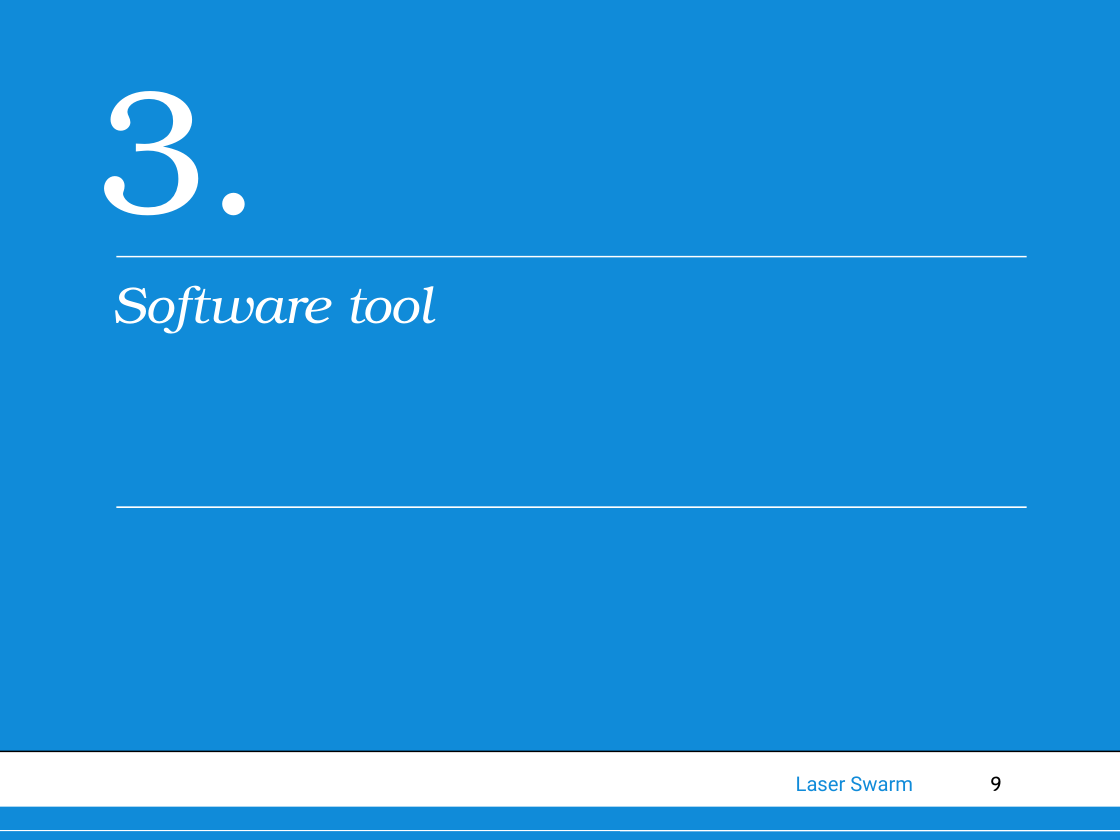
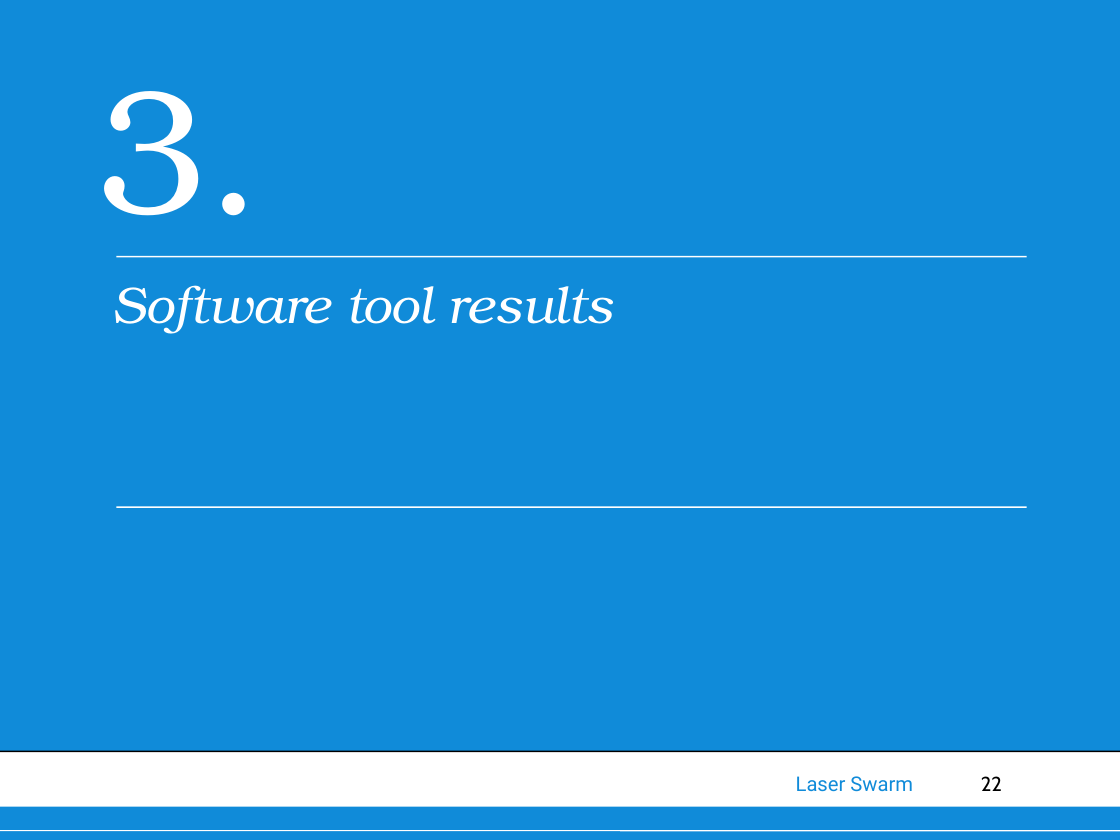
Before and after one commit to thewisenerd/laser-swarm, a slide deck: slide 22 of finalPresentation/FinalPresentation.ppt (slide 9 before the commit). Drawn at 1120x840 pixels with LibreOffice and Linux fonts; fonts in the diff are those of the drawing; background and template pictures are left out. Boxes give left, top, right and bottom in pixels: in the first picture for what was removed or moved away, otherwise in the second. Text is boxed around its words. In the diff, an @@ line names an element or a change of style, - is before the commit and + after.

```diff
--- a/finalPresentation/FinalPresentation.ppt
+++ b/finalPresentation/FinalPresentation.ppt
@@ text at [112,285,613,334]: text changed @@
-Software tool
+Software tool results
@@ page number at [981,776,1002,791]: text changed @@
-9
+22
```
Also in this commit, not shown: 6 other slides changed, 16 slides added, 1 slide removed.
